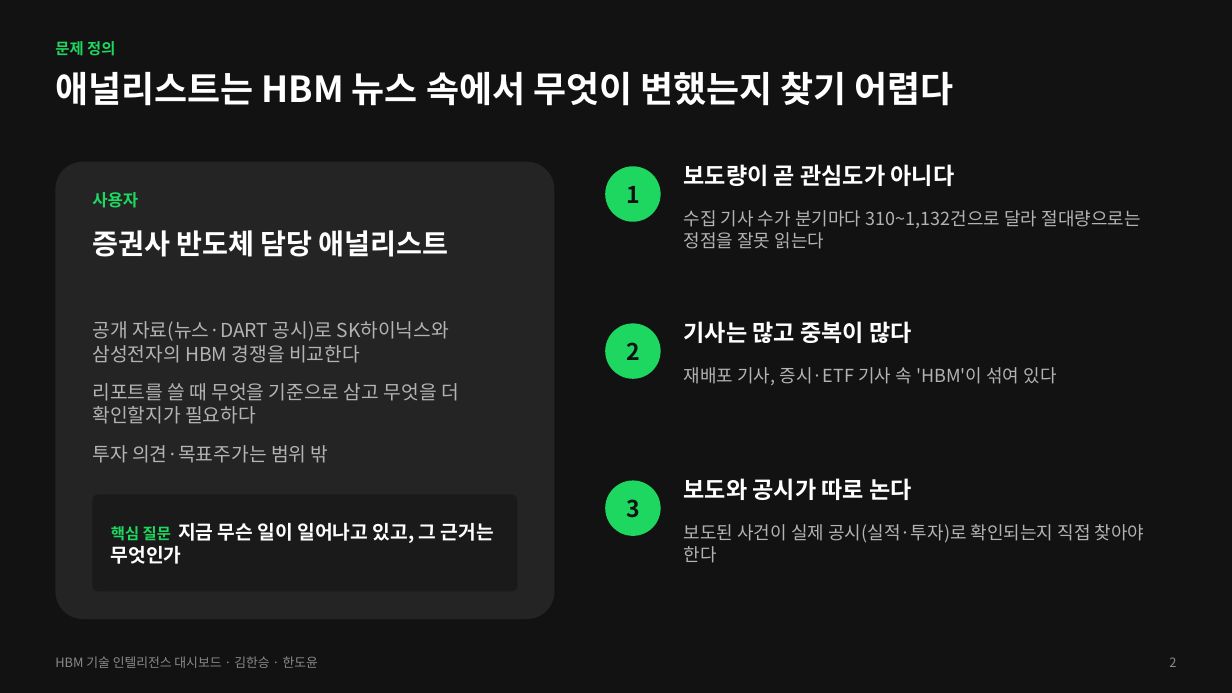
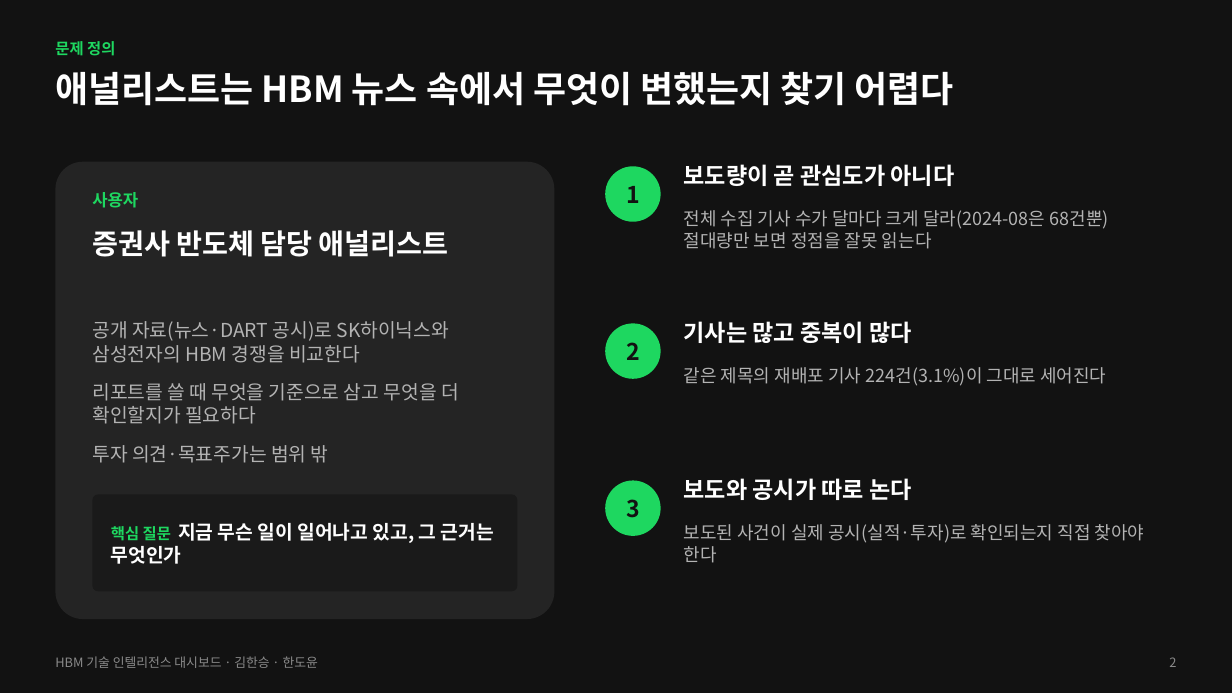
Before and after one commit to AI-Campus-1st/HBM-Technology-Intelligence-Dashboard, a slide deck: slide 2 of docs/presentation/HBM_발표.pptx. Drawn at 1232x693 pixels with LibreOffice and Linux fonts; fonts in the diff are those of the drawing. Boxes give left, top, right and bottom in pixels: in the first picture for what was removed or moved away, otherwise in the second. Text is boxed around its words. In the diff, an @@ line names an element or a change of style, - is before the commit and + after.

```diff
--- a/docs/presentation/HBM_발표.pptx
+++ b/docs/presentation/HBM_발표.pptx
@@ text at <box>684,210,1109,249</box>: text changed @@
-수집 기사 수가 분기마다 310~1,132건으로 달라 절대량으로는 정점을 잘못 읽는다
+전체 수집 기사 수가 달마다 크게 달라(2024-08은 68건뿐) 절대량만 보면 정점을 잘못 읽는다
@@ text at <box>684,367,1106,386</box>: text changed @@
-재배포 기사, 증시·ETF 기사 속 'HBM'이 섞여 있다
+같은 제목의 재배포 기사 224건(3.1%)이 그대로 세어진다
```
Also in this commit, not shown: 2 other slides changed, 1 other file.
